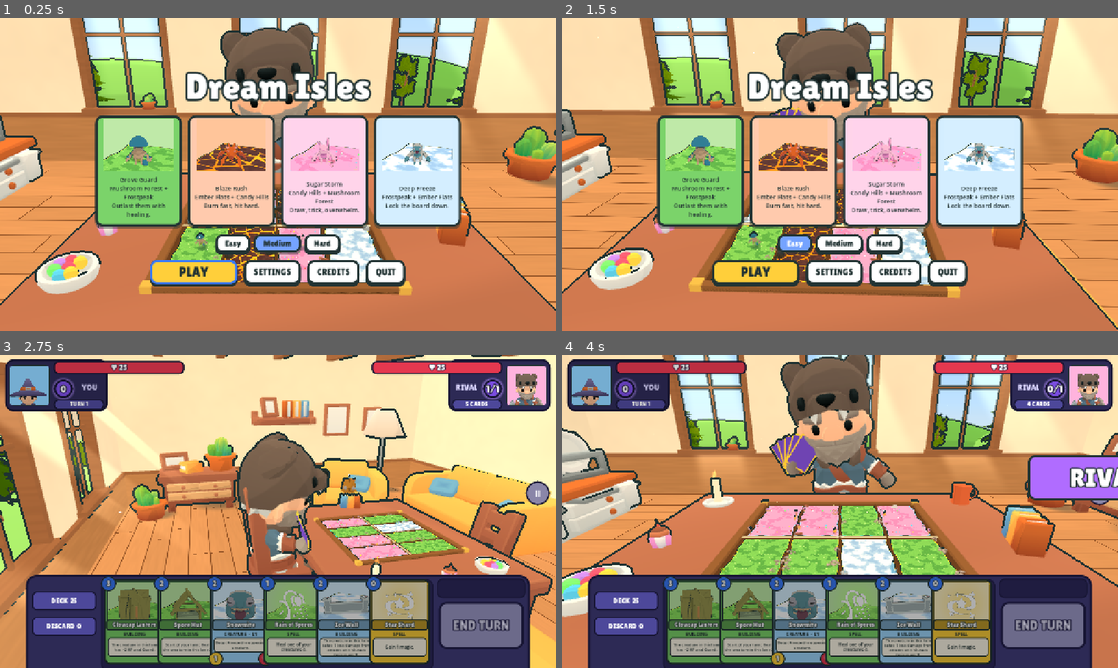
Above: before the commit, frames 1-4 (two rows, left to right).
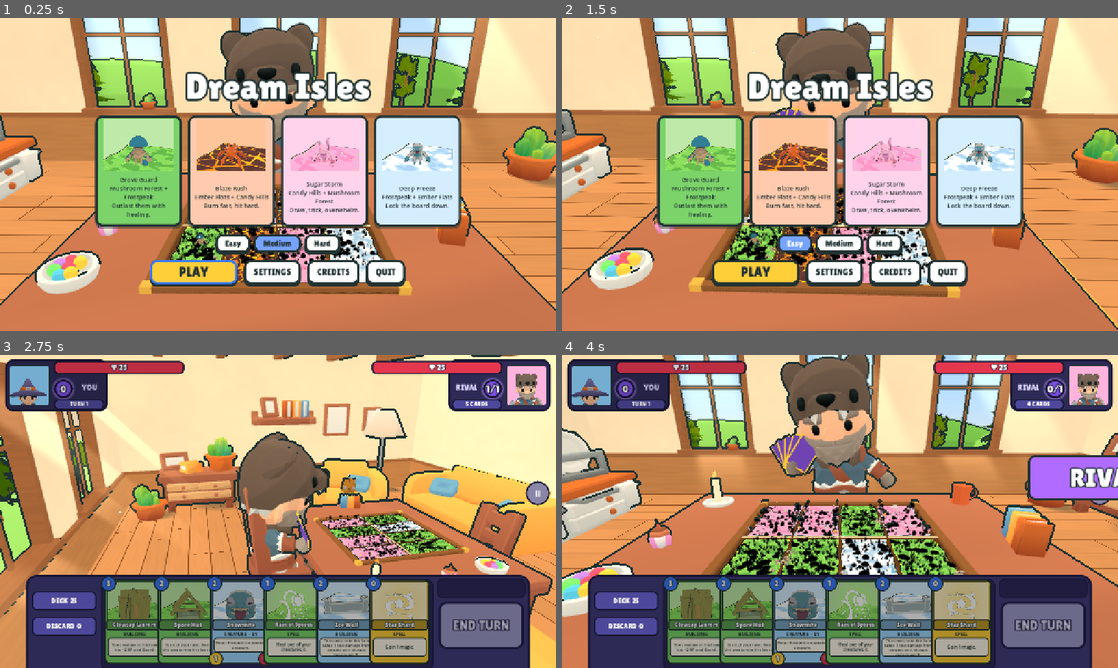
Above: after the commit, the same moments.

Repository: muriarty1893/cardwards
Game: Godot game, scene res://menus/main_menu.tscn
Two runs of this game, one before a commit and one after it. Both use one fixed random seed, a clock stepped at 60 frames per second and the inputs below.
Inputs (mouse positions are in pixels of both pictures, inside the frame that each line leads up to):
- Up to frame 1 (0.25 s): no input
- Up to frame 2 (1.5 s): click "Easy" at 0.5 s; click "Easy" at 1.25 s
- Up to frame 3 (2.75 s): click "PLAY" at 2 s
- Up to frame 4 (4 s): tap Enter at 2.75 s; drag from (695, 621) to (895, 442) at 2.77 s; drag from (751, 621) to (812, 574) at 3.52 s

The runs differ from the first frame. In frame 1, 1.4% of the frame differs, in the area x 30-68%, y 54-80%; in frame 2, 1.4%; in frame 3, 1.2%; in frame 4, 4.1%, in the area x 28-72%, y 46-71%.

Commit message:
feat: dense per-land lane dressing that bends around creatures
Each half-lane gets MultiMesh ground cover by land (grass tufts, tiny mushrooms and moss; rocks,
glowing vents and dry tufts; sprinkles, gumdrops and lollipop trees; snowdrifts, ice crystals
and frosty tufts) plus a few accent models along the edges. One shared cover material sways in
the wind and leans away from up to 8 creatures (Board.set_bend_points, fed by the match each
frame). Low quality halves the cover.

Co-Authored-By: Claude Opus 5.5 <noreply@anthropic.com>
Claude-Session: https://claude.ai/code/session_01KWhDzHoaJZoxty1TDdYE3R

Diff:
--- a/tests/test_lanes.gd
+++ b/tests/test_lanes.gd
@@ -5,13 +5,88 @@
 func test_props_clear_of_pieces() -> bool:
 	for land: int in 4:
 		for p: int in 2:
-			var root: Node3D = LaneDressing.build(land, p, p * 4 + land)
+			var root: Node3D = LaneDressing.build(land, p, p * 4 + land, 1.0)
 			var pos: Array[Vector3] = LaneDressing.prop_positions(root)
-			assert_true(pos.size() >= 7 and pos.size() <= 10, "7-10 props land %d p%d" % [land, p])
+			assert_true(pos.size() >= 4 and pos.size() <= 8, "4-8 accent props land %d p%d (%d)" % [land, p, pos.size()])
 			for v: Vector3 in pos:
 				assert_true(LaneDressing.is_clear(v, p), "prop %s clear land %d p%d" % [v, land, p])
 			root.free()
 	return true
+
+
+## Tile-local building and boop spots for `player` (the tile centre is LANE_X, STRIP_Z).
+static func _spots(player: int) -> Array[Vector2]:
+	var s: float = 1.0 if player == 0 else -1.0
+	var back: float = (Board.SEAM / 2.0 + Island.LENGTH * (1.0 - Board.BUILDING_DEPTH / 2.0)) * s - Board.STRIP_Z[player]
+	return [Vector2(0.0, back), Vector2(Board.BOOP_X, back)]
+
+
+func test_dressing_avoids_spots() -> bool:
+	for land: int in 4:
+		for p: int in 2:
+			var root: Node3D = LaneDressing.build(land, p, p * 4 + land, 1.0)
+			var spots: Array[Vector2] = _spots(p)
+			var n: int = 0
+			for mmi: Node in root.find_children("*", "MultiMeshInstance3D", true, false):
+				var mm: MultiMesh = (mmi as MultiMeshInstance3D).multimesh
+				var base: Transform3D = (mmi as MultiMeshInstance3D).transform
+				for i: int in mm.instance_count:
+					var o: Vector3 = base * mm.get_instance_transform(i).origin
+					n += 1
+					assert_true(Vector2(o.x, o.z).distance_to(spots[0]) >= LaneDressing.BUILDING_R, "land %d p%d cover %d clear of building" % [land, p, i])
+					if p == 0:
+						assert_true(Vector2(o.x, o.z).distance_to(spots[1]) >= LaneDressing.BOOP_R, "land %d p%d cover %d clear of boop" % [land, p, i])
+					assert_true(absf(o.x) <= Island.WIDTH / 2.0 and absf(o.z) <= Island.LENGTH / 2.0, "land %d cover %d on its tile" % [land, i])
+			assert_true(n >= LaneDressing.DENSITY[land] * 0.8, "land %d p%d dense (%d)" % [land, p, n])
+			root.free()
+	return true
+
+
+static func _cover_count(root: Node) -> int:
+	var n: int = 0
+	for mmi: Node in root.find_children("*", "MultiMeshInstance3D", true, false):
+		n += (mmi as MultiMeshInstance3D).multimesh.instance_count
+	return n
+
+
+func test_low_density_halves() -> bool:
+	for land: int in 4:
+		var hi: Node3D = LaneDressing.build(land, 0, land, 1.0)
+		var lo: Node3D = LaneDressing.build(land, 0, land, 0.5)
+		assert_true(_cover_count(lo) <= int(_cover_count(hi) * 0.55), "land %d low %d <= 55%% of %d" % [land, _cover_count(lo), _cover_count(hi)])
+		hi.free()
+		lo.free()
+	return true
+
+
+func test_bend_points_uniform() -> bool:
+	var b: Board = _board()
+	var pts := PackedVector3Array([Vector3(1, 0.6, 2), Vector3(-2, 0.6, -1), Vector3(4, 0.6, 3)])
+	b.set_bend_points(pts)
+	var mat: ShaderMaterial = LaneDressing.cover_material()
+	var arr: Variant = mat.get_shader_parameter("bend_points")
+	assert_eq((arr as Array).size(), 8, "8 bend slots")
+	for i: int in 3:
+		var v: Vector4 = arr[i]
+		assert_true(Vector3(v.x, v.y, v.z).distance_to(pts[i]) < 0.001 and v.w > 0.0, "slot %d holds point %d" % [i, i])
+	for i: int in range(3, 8):
+		assert_eq((arr[i] as Vector4).w, 0.0, "slot %d unused" % i)
+	b.free()
+	return true
+
+
+## WebGL fits only ~256 instances with instance uniforms: the cover shader must not use them.
+func test_dressing_no_instance_fx() -> bool:
+	var mat: ShaderMaterial = LaneDressing.cover_material()
+	assert_true(not "instance uniform" in mat.shader.code, "cover shader has no instance uniforms")
+	var root: Node3D = LaneDressing.build(2, 0, 3, 1.0)
+	for n: Node in root.find_children("*", "GeometryInstance3D", true, false):
+		var sm := (n as GeometryInstance3D).material_override as ShaderMaterial
+		if sm and sm.shader:
+			assert_true(not sm.shader.resource_path in [Toon.FX_PATH, Toon.FX_CUTOUT_PATH], "no fx toon on dressing")
+	root.free()
+	return true
+
 
 func test_ambient_amounts() -> bool:
 	var lands: Array[Array] = [[0, 1, 2, 3], [3, 2, 1, 0]]
--- a/view/board/board.gd
+++ b/view/board/board.gd
@@ -24,18 +24,22 @@
 const FRAME_DARK := Color("#5b3a22")
 const BRASS := Color("#e0b04a")
 const SEAM_COLOR := Color("#ffe9a8")
+## Ground cover within this distance of a creature leans away from it.
+const BEND_R := 0.4
 var ambient: Ambient
+var _density: float = -1.0
 var _islands: Array[Array] = [[], []]
 
 
 func build(lands: Array[Array]) -> void:
+	_density = density_for(Settings.quality)
 	_build_tray()
 	for p: int in 2:
 		for l: int in 4:
 			var isl := Island.new()
 			isl.position = Vector3(LANE_X[l], 0, STRIP_Z[p])
 			add_child(isl)
-			isl.setup(lands[p][l], p, l)
+			isl.setup(lands[p][l], p, l, _density)
 			_islands[p].append(isl)
 	ambient = Ambient.build(lands, Settings.quality)
 	add_child(ambient)
@@ -44,9 +48,30 @@
 		Settings.changed.connect(_on_settings_changed)
 
 
-## Low: half the ambient particles. (Light, shadows and MSAA are Room.apply_quality.)
+## Low: half the ambient particles and ground cover. (Light, shadows and MSAA are Room's.)
 func apply_quality(q: int) -> void:
 	ambient.set_quality(q)
+	var d: float = density_for(q)
+	if d != _density:
+		_density = d
+		for p: int in 2:
+			for isl: Island in _islands[p]:
+				isl.set_density(d)
+
+
+static func density_for(q: int) -> float:
+	return 0.5 if q == GameSettings.Quality.LOW else 1.0
+
+
+## Up to 8 creature positions the ground cover bends away from (radius BEND_R).
+func set_bend_points(points: PackedVector3Array) -> void:
+	var arr: Array[Vector4] = []
+	for i: int in 8:
+		if i < points.size():
+			arr.append(Vector4(points[i].x, points[i].y, points[i].z, BEND_R))
+		else:
+			arr.append(Vector4.ZERO)
+	LaneDressing.cover_material().set_shader_parameter("bend_points", arr)
 
 
 func _on_settings_changed() -> void:
--- /dev/null
+++ b/view/board/dressing.gdshader
@@ -0,0 +1,52 @@
+shader_type spatial;
+render_mode cull_disabled, world_vertex_coords;
+// Dense lane ground cover drawn with MultiMesh. Colour = the mesh's vertex colours (linear) times
+// the instance's custom data rgb (linear); custom data a = how flexible the piece is: flexible
+// pieces sway in the wind and bend away from creatures walking through (bend_points, set by
+// Board.set_bend_points). Lit with the shared cartoon bands. Per-piece values ride in the
+// MultiMesh custom data, which WebGL handles at any count.
+
+#include "res://view/look/toon_light.gdshaderinc"
+#include "res://view/look/color_space.gdshaderinc"
+
+// xyz = a creature's position, w = bend radius (0 = unused slot).
+uniform vec4 bend_points[8];
+uniform float wind = 0.05;
+// Largest lean, as a fraction of the piece's height.
+uniform float bend_amount = 0.7;
+
+varying vec3 v_col;
+
+void vertex() {
+	vec3 base = (MODEL_MATRIX * vec4(0.0, 0.0, 0.0, 1.0)).xyz;
+	float flex = INSTANCE_CUSTOM.a;
+	float h = max(VERTEX.y - base.y, 0.0);
+	if (flex > 0.0 && h > 0.0) {
+		vec2 push = vec2(0.0);
+		for (int i = 0; i < 8; i++) {
+			vec4 b = bend_points[i];
+			if (b.w <= 0.0) {
+				continue;
+			}
+			vec2 d = base.xz - b.xz;
+			float dist = length(d);
+			float k = 1.0 - smoothstep(b.w * 0.35, b.w, dist);
+			push += (d / max(dist, 0.0001)) * k;
+		}
+		float len = length(push);
+		if (len > 1.0) {
+			push /= len;
+		}
+		float sway = sin(TIME * 1.7 + base.x * 1.3 + base.z * 0.8) * wind;
+		VERTEX.xz += (push * bend_amount + vec2(sway, sway * 0.5)) * h * flex;
+		VERTEX.y -= length(push) * h * flex * 0.25;
+	}
+	v_col = INSTANCE_CUSTOM.rgb * COLOR.rgb;
+}
+
+void fragment() {
+	ALBEDO = out_col(v_col);
+	ROUGHNESS = 1.0;
+	float rim = pow(1.0 - clamp(dot(NORMAL, VIEW), 0.0, 1.0), 3.0) * 0.2;
+	EMISSION = out_col(v_col * rim);
+}
--- a/view/board/island.gd
+++ b/view/board/island.gd
@@ -16,8 +16,15 @@
 var _mat: ShaderMaterial
 
 
-func setup(land_type: int, player: int = 0, lane: int = 0) -> void:
+var _player: int = 0
+var _lane: int = 0
+var _dressing: Node3D
+
+
+func setup(land_type: int, player: int = 0, lane: int = 0, density: float = 1.0) -> void:
 	land = land_type
+	_player = player
+	_lane = lane
 	var plane := PlaneMesh.new()
 	# A little wider than the hit area so the wavy painted edge fits inside the mesh.
 	plane.size = Vector2(WIDTH + 0.12, LENGTH)
@@ -31,9 +38,16 @@
 	_mat.set_shader_parameter("edge_color", EDGE[player])
 	var mi := Palette.mesh(plane, _mat, Vector3(0, TOP_Y, 0), false)
 	add_child(mi)
-	var props: Node3D = LaneDressing.build(land, player, player * 4 + lane)
-	props.position.y = TOP_Y
-	add_child(props)
+	set_density(density)
+
+
+## Rebuilds the ground cover at `density` (1 = High, 0.5 = Low).
+func set_density(density: float) -> void:
+	if is_instance_valid(_dressing):
+		_dressing.free()
+	_dressing = LaneDressing.build(land, _player, _player * 4 + _lane, density)
+	_dressing.position.y = TOP_Y
+	add_child(_dressing)
 
 
 func set_highlight(mode: Highlight) -> void:
--- a/view/board/lane_dressing.gd
+++ b/view/board/lane_dressing.gd
@@ -1,9 +1,13 @@
 class_name LaneDressing
 extends RefCounted
-## Props for one lane, by land, placed along its edges in lane-local space. They stay clear
-## of the creature spot, the building spot and (human side) the boop button.
-
-## Per land: [model path under res://assets (or "crystal"), height]. CC0: Quaternius, Kenney.
+## What grows on one half-lane tile, by land, in tile-local space:
+## - Cover: dense MultiMesh pieces (tufts, tiny mushrooms, moss / rocks, glowing vents, dry
+##   tufts / sprinkles, gumdrops, lollipop trees / snowdrifts, ice crystals, frosty tufts). They
+##   share one material (cover_material) that sways and bends away from creatures.
+## - Accents: a few model props (Quaternius, Kenney; CC0) along the long edges.
+## Nothing goes on the building spot or the boop spot.
+
+## Accent models per land: [model path under res://assets (or "crystal"), height].
 const PROPS: Array[Array] = [
 	[["nature/Mushroom_Common", 0.34], ["nature/Mushroom_Common", 0.24], ["nature/Clover_1", 0.2], ["nature/Clover_2", 0.2]],
 	[["nature/Rock_Medium_1", 0.3], ["nature/Rock_Medium_2", 0.26], ["nature/Rock_Medium_3", 0.22]],
@@ -16,14 +20,63 @@
 const HALF := Vector2(Island.WIDTH / 2.0 - 0.06, Island.LENGTH / 2.0 - 0.12)
 const BUILDING_R := 0.8
 const BOOP_R := 0.45
-
-
-static func build(land: int, player: int, seed: int) -> Node3D:
+## Cover pieces per half-lane at High (Low passes density 0.5): Mushroom, Ember, Candy, Frost.
+const DENSITY: Array[int] = [160, 90, 120, 110]
+## Tall cover keeps within this distance of the lane's long edges.
+const EDGE_BAND := 0.35
+## Per land: [mesh kind, share of DENSITY, min size, max size, flexibility, edge only, colours].
+const KINDS: Array = [
+	[[&"tuft", 0.66, 0.16, 0.28, 1.0, false, ["#62c443", "#7ad552", "#4faa39"]],
+		[&"mushroom", 0.2, 0.1, 0.17, 0.15, false, ["#ffffff", "#ffe2c6"]],
+		[&"moss", 0.14, 0.14, 0.28, 0.0, false, ["#57a845", "#62b04c"]]],
+	[[&"rock", 0.5, 0.08, 0.2, 0.0, false, ["#3a2c2a", "#4b3a34", "#2e2422"]],
+		[&"vent", 0.17, 0.14, 0.26, 0.0, false, ["#ff8a2a"]],
+		[&"tuft", 0.33, 0.12, 0.22, 0.8, false, ["#b5652e", "#8f4a22", "#c9813a"]]],
+	[[&"sprinkle", 0.55, 0.7, 1.1, 0.0, false, ["#ff5a7a", "#ffd84a", "#5ad1ff", "#7aff7a", "#c38cff", "#ffffff"]],
+		[&"gumdrop", 0.33, 0.08, 0.14, 0.0, false, ["#ff5a7a", "#ffd84a", "#5ad1ff", "#7aff7a", "#c38cff"]],
+		[&"lollipop", 0.12, 0.3, 0.5, 0.35, true, ["#ffffff"]]],
+	[[&"drift", 0.2, 0.1, 0.22, 0.0, false, ["#ffffff", "#eef6ff"]],
+		[&"crystal", 0.36, 0.12, 0.3, 0.25, false, ["#9fd8ff", "#c6ecff", "#7cc4f0"]],
+		[&"tuft", 0.44, 0.12, 0.2, 0.9, false, ["#cfe8f2", "#e6f4fa", "#b7dbe8"]]],
+]
+
+static var _material: ShaderMaterial
+static var _glow: StandardMaterial3D
+static var _meshes: Dictionary = {}
+
+
+## The shared cover material (Board.set_bend_points writes its bend_points).
+static func cover_material() -> ShaderMaterial:
+	if _material == null:
+		_material = ShaderMaterial.new()
+		_material.shader = load("res://view/board/dressing.gdshader") as Shader
+		var empty: Array[Vector4] = []
+		empty.resize(8)
+		empty.fill(Vector4.ZERO)
+		_material.set_shader_parameter("bend_points", empty)
+	return _material
+
+
+static func build(land: int, player: int, seed: int, density: float = 1.0) -> Node3D:
 	var root := Node3D.new()
 	root.name = "Dressing"
 	var rng := RandomNumberGenerator.new()
 	rng.seed = 9100 + seed
-	var count: int = 7 + rng.randi_range(0, 3)
+	root.add_child(_accents(land, player, rng))
+	var cover := Node3D.new()
+	cover.name = "Cover"
+	root.add_child(cover)
+	for kind: Array in KINDS[land]:
+		var n: int = int(round(DENSITY[land] * float(kind[1]) * density))
+		if n > 0:
+			cover.add_child(_cover(kind, n, player, rng))
+	return root
+
+
+static func _accents(land: int, player: int, rng: RandomNumberGenerator) -> Node3D:
+	var root := Node3D.new()
+	root.name = "Accents"
+	var count: int = 4 + rng.randi_range(0, 2)
 	var options: Array = PROPS[land]
 	var placed: int = 0
 	var guard: int = 0
@@ -42,6 +95,38 @@
 	return root
 
 
+static func _cover(kind: Array, n: int, player: int, rng: RandomNumberGenerator) -> MultiMeshInstance3D:
+	var mm := MultiMesh.new()
+	mm.transform_format = MultiMesh.TRANSFORM_3D
+	mm.use_custom_data = true
+	mm.mesh = _mesh(kind[0])
+	mm.instance_count = n
+	var colors: Array = kind[6]
+	var edge_only: bool = kind[5]
+	for i: int in n:
+		var pos := Vector3.ZERO
+		for t: int in 60:
+			var x: float = rng.randf_range(-HALF.x, HALF.x)
+			if edge_only:
+				x = signf(rng.randf() - 0.5) * rng.randf_range(Island.WIDTH / 2.0 - EDGE_BAND, HALF.x)
+			pos = Vector3(x, 0.0, rng.randf_range(-HALF.y, HALF.y))
+			if is_clear(pos, player):
+				break
+		var k: float = rng.randf_range(kind[2], kind[3])
+		var basis := Basis(Vector3.UP, rng.randf() * TAU).scaled(Vector3.ONE * k)
+		mm.set_instance_transform(i, Transform3D(basis, pos))
+		var c := Color(colors[rng.randi_range(0, colors.size() - 1)]).srgb_to_linear()
+		var shade: float = rng.randf_range(0.88, 1.08)
+		mm.set_instance_custom_data(i, Color(c.r * shade, c.g * shade, c.b * shade, float(kind[4])))
+	var mmi := MultiMeshInstance3D.new()
+	mmi.name = String(kind[0]).capitalize()
+	mmi.multimesh = mm
+	mmi.material_override = _glow_material() if kind[0] == &"vent" else cover_material()
+	mmi.cast_shadow = GeometryInstance3D.SHADOW_CASTING_SETTING_OFF
+	return mmi
+
+
+## Tile-local test: not on the building spot (back of the half-lane) or the boop spot.
 static func is_clear(local: Vector3, player: int) -> bool:
 	if absf(local.x) > HALF.x or absf(local.z) > HALF.y:
 		return false
@@ -56,9 +141,13 @@
 	return true
 
 
+## Positions of the accent props (not the cover).
 static func prop_positions(root: Node3D) -> Array[Vector3]:
 	var out: Array[Vector3] = []
-	for c: Node in root.get_children():
+	var accents: Node = root.get_node_or_null("Accents")
+	if accents == null:
+		return out
+	for c: Node in accents.get_children():
 		out.append((c as Node3D).position)
 	return out
 
@@ -84,3 +173,101 @@
 		prism.rotation = tilts[i]
 		holder.add_child(prism)
 	return holder
+
+
+# --- cover meshes (unit size, base at y = 0, vertex colours in linear space) --------------
+
+static func _glow_material() -> StandardMaterial3D:
+	if _glow == null:
+		_glow = StandardMaterial3D.new()
+		_glow.shading_mode = BaseMaterial3D.SHADING_MODE_UNSHADED
+		_glow.albedo_color = Color("#ff8a2a")
+		_glow.emission_enabled = true
+		_glow.emission = Color("#ff6a1a")
+	return _glow
+
+
+static func _mesh(kind: StringName) -> Mesh:
+	if _meshes.has(kind):
+		return _meshes[kind]
+	var st := SurfaceTool.new()
+	st.begin(Mesh.PRIMITIVE_TRIANGLES)
+	match kind:
+		&"tuft":
+			for i: int in 5:
+				var a: float = float(i) / 5.0 * TAU + 0.3
+				var lean := Vector3(cos(a), 0.0, sin(a)) * 0.35
+				var side := Vector3(-sin(a), 0.0, cos(a)) * 0.13
+				_tri(st, -side, side, lean * 1.4 + Vector3(0, 1.0 - 0.12 * (i % 2), 0), Color(0.55, 0.55, 0.55), Color(0.55, 0.55, 0.55), Color(1.05, 1.05, 1.05))
+		&"mushroom":
+			_append(st, Palette.cylinder(0.16, 0.2, 0.55, 8), Transform3D(Basis(), Vector3(0, 0.275, 0)), Color("#fff1d6").srgb_to_linear())
+			var cap := SphereMesh.new()
+			cap.radius = 0.45
+			cap.height = 0.45
+			cap.is_hemisphere = true
+			cap.radial_segments = 10
+			cap.rings = 3
+			_append(st, cap, Transform3D(Basis(), Vector3(0, 0.5, 0)), Color("#e4503a").srgb_to_linear())
+		&"moss":
+			_append(st, _blob(1.0, 0.12, 8, 3), Transform3D(), Color(0.95, 0.95, 0.95))
+		&"rock", &"drift":
+			_append(st, _blob(1.0, 0.65 if kind == &"rock" else 0.35, 6 if kind == &"rock" else 10, 3), Transform3D(), Color(1, 1, 1))
+		&"vent":
+			_append(st, Palette.cylinder(1.0, 1.0, 0.04, 10), Transform3D(Basis(), Vector3(0, 0.03, 0)), Color(1, 1, 1))
+		&"sprinkle":
+			var b := BoxMesh.new()
+			b.size = Vector3(0.12, 0.035, 0.035)
+			_append(st, b, Transform3D(Basis(), Vector3(0, 0.02, 0)), Color(1, 1, 1))
+		&"gumdrop":
+			var g := SphereMesh.new()
+			g.radius = 1.0
+			g.height = 1.4
+			g.is_hemisphere = true
+			g.radial_segments = 10
+			g.rings = 4
+			_append(st, g, Transform3D(), Color(1, 1, 1))
+		&"lollipop":
+			_append(st, Palette.cylinder(0.035, 0.035, 0.75, 6), Transform3D(Basis(), Vector3(0, 0.375, 0)), Color(1, 1, 1))
+			for r: int in 3:
+				var col: Color = Color("#ff5a9a").srgb_to_linear() if r % 2 == 0 else Color(1, 1, 1)
+				_append(st, Palette.cylinder(0.32 - 0.1 * r, 0.32 - 0.1 * r, 0.07 + 0.01 * r, 14), Transform3D(Basis(Vector3.RIGHT, PI / 2.0), Vector3(0, 0.95, 0.005 * r)), col)
+		&"crystal":
+			for i: int in 3:
+				var h: float = [1.0, 0.7, 0.55][i]
+				var tilt := Basis(Vector3(0.35 * (i - 1), 0, 0.3 * (i % 2)).normalized() if i > 0 else Vector3.UP, 0.35 if i > 0 else 0.0)
+				_append(st, Palette.cylinder(0.0, h * 0.24, h, 5), Transform3D(tilt, Vector3(0.08 * i - 0.08, h / 2.0, 0.06 * (i % 2))), Color(1, 1, 1))
+	st.generate_normals()
+	var mesh: Mesh = st.commit()
+	_meshes[kind] = mesh
+	return mesh
+
+
+static func _tri(st: SurfaceTool, a: Vector3, b: Vector3, c: Vector3, ca: Color, cb: Color, cc: Color) -> void:
+	for v: Array in [[a, ca], [b, cb], [c, cc]]:
+		st.set_color(v[1])
+		st.add_vertex(v[0])
+
+
+## Every triangle of `src` (surface 0), transformed, with one vertex colour.
+static func _append(st: SurfaceTool, src: PrimitiveMesh, xf: Transform3D, col: Color) -> void:
+	var arrays: Array = src.get_mesh_arrays()
+	var verts: PackedVector3Array = arrays[Mesh.ARRAY_VERTEX]
+	var idx: PackedInt32Array = arrays[Mesh.ARRAY_INDEX]
+	st.set_color(col)
+	if idx.is_empty():
+		for v: Vector3 in verts:
+			st.add_vertex(xf * v)
+		return
+	for i: int in idx:
+		st.add_vertex(xf * verts[i])
+
+
+## A squashed low-poly dome: radius `r`, height `h`.
+static func _blob(r: float, h: float, segments: int, rings: int) -> SphereMesh:
+	var s := SphereMesh.new()
+	s.radius = r
+	s.height = h * 2.0
+	s.is_hemisphere = true
+	s.radial_segments = segments
+	s.rings = rings
+	return s
--- a/view/match.gd
+++ b/view/match.gd
@@ -88,6 +88,19 @@
 		await _ai_turn()
 	busy = false
 	refresh_ui()
+
+
+## The ground cover leans away from every creature on the board.
+func _process(_delta: float) -> void:
+	if board == null:
+		return
+	var pts := PackedVector3Array()
+	for p: int in 2:
+		for l: int in 4:
+			var v: Variant = creature_views[p][l]
+			if is_instance_valid(v):
+				pts.append((v as Node3D).global_position)
+	board.set_bend_points(pts)
 
 
 ## The opening sweep around the room, with input locked; a click or key press skips it.
Not shown, added: view/board/dressing.gdshader.uid
